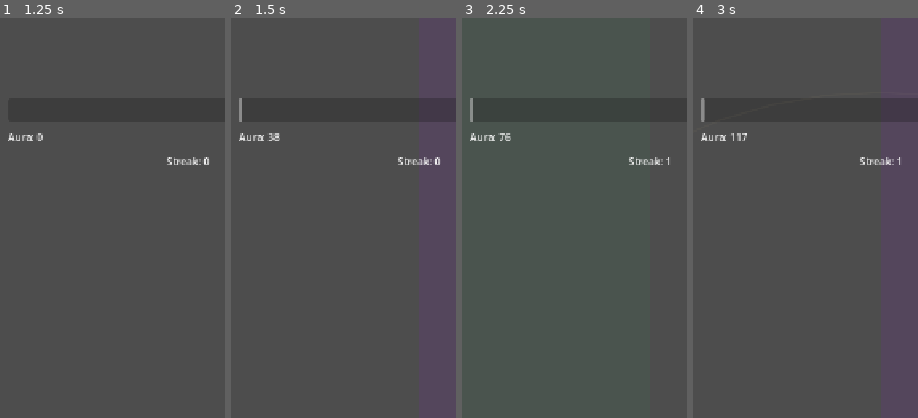
Above: before the commit, frames 1-4 (left to right).
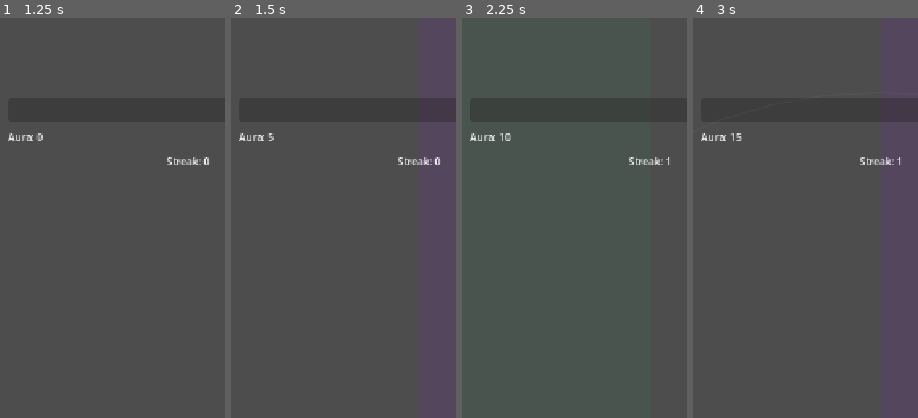
Above: after the commit, the same moments.

Repository: engjuliocez4r/auramax
Game: Godot game, scene res://scenes/home.tscn
The game is run twice, just before and just after one commit, with the same random seed, the same clock (stepped at 60 frames per second) and the same inputs.
Inputs (mouse positions are % of the whole screen's width and height, from its top left):
- Up to frame 1 (1.25 s): click "Story" at 0.5 s
- Up to frame 2 (1.5 s): tap Enter at 1.25 s; move the mouse to (72, 45) at 1.27 s; click (72, 45) at 1.42 s
- Up to frame 3 (2.25 s): tap Space at 2 s; drag from (30, 55) to (45, 70) at 2.02 s
- Up to frame 4 (3 s): tap Enter at 2.75 s; move the mouse to (60, 28) at 2.77 s; click (60, 28) at 2.92 s
The pictures show only the part of the screen within x 8-58%, y 0-50%; the shares and areas given below are measured in that part.

Frame 1 is identical in both runs. In frame 2, 0.1% of the frame differs, in the area x 3-22%, y 20-31%; in frame 3, 0.1%; in frame 4, 0.2%, in the area x 3-24%, y 20-31%.

Commit message:
Set scenario thresholds with 20% growth and doubled boss jump; rebalance base aura and burst multiplier

Diff:
--- a/assets/data/scenarios/scenario_01.tres
+++ b/assets/data/scenarios/scenario_01.tres
@@ -9,8 +9,10 @@
 scene_id = "street"
 boss_name = "opponent_01_name"
 boss_cosmetic_id = "street_bully_crown"
-round_thresholds = Array[float]([10000.0, 20000.0, 30000.0, 40000.0, 50000.0, 60000.0, 70000.0, 80000.0, 90000.0, 100000.0])
+round_thresholds = Array[float]([1000.0, 2200.0, 3640.0, 5370.0, 7440.0, 9930.0, 12920.0, 16500.0, 20800.0, 29400.0])
 round_taunts = Array[String](["scenario_01_taunt_round_1", "scenario_01_taunt_round_2", "scenario_01_taunt_round_3", "scenario_01_taunt_round_4", "scenario_01_taunt_round_5", "scenario_01_taunt_round_6", "scenario_01_taunt_round_7", "scenario_01_taunt_round_8", "scenario_01_taunt_round_9"])
-ego_per_round = 5
-coin_per_round = 30
+ego_per_round = 10
+coin_per_round = 100
+boss_ego_reward = 20
+boss_coin_reward = 200
 round_duration = 90.0
--- a/scripts/duel.gd
+++ b/scripts/duel.gd
@@ -49,22 +49,15 @@
 signal duel_won(final_aura: float) # Story mode only — fires once when _current_aura crosses current_opponent's threshold (design point 64).
 signal duel_lost() # Story mode only — fires once when the countdown reaches zero before duel_won (design point 65).
 
-## base_aura is derived from the intended duel length and a "sustained, no
-## burst" ceiling, so the first opponent's threshold sits just above what a
-## skilled-but-burstless player can produce and the burst becomes necessary
-## rather than optional (design point 63). Re-derive when tuning:
-##   target duel length         ~75s   (midpoint of the 60-90s target range)
-##   sustained tap rate          3     taps/sec (design assumption)
-##   capped streak multiplier    1 + max_bonus = 3x  (treat the whole duel as
-##                                running at the cap — a simplifying upper
-##                                bound; real play ramps up to it, doesn't
-##                                start there)
-##   sustained aura ceiling  = taps_per_sec * base_aura * (1 + max_bonus) * duel_length
-##                           = 3 * base_aura * 3 * 75 = 675 * base_aura
-##   set that ceiling to ~85% of the first opponent's threshold (30000), so a
-##   burst-less player falls just short:
-##       675 * base_aura = 0.85 * 30000  ->  base_aura ~= 37.8
-@export var base_aura: float = 38.0
+## base_aura is tuned around the scenario round thresholds (design point 63),
+## not the old 3-opponent thresholds this was previously derived from. At the
+## old ~38, the new first round (1000 aura) would fall in a handful of taps —
+## no game. At 5, with the streak bonus scaling up to ~3x (max_bonus) and
+## burst at 2x on top, effective per-tap value averages roughly 10-12,
+## putting each regular round at ~40-90s and the boss round (double the
+## normal interval growth) at ~2.5 minutes; a full 10-round scenario lands
+## near 13 minutes.
+@export var base_aura: float = 5.0
 @export var streak_bonus_step: float = 0.1
 @export var max_bonus: float = 2.0
 @export var aura_target: float = 100.0 # Max value shown on AuraBar; overwritten by _setup_story_opponent() once a story opponent is set.
@@ -72,7 +65,7 @@
 @export var streak_timeout: float = 1.0 # Max seconds allowed between any two consecutive valid taps.
 @export var burst_per_milestone: float = 0.2 # Fixed slice added to burst_meter (0..1) per milestone.
 @export var burst_duration: float = 8.0 # Seconds is_bursting stays true once burst_meter fires.
-@export var burst_multiplier: float = 5.0 # Aura multiplier applied to every valid tap while is_bursting.
+@export var burst_multiplier: float = 2.0 # Aura multiplier applied to every valid tap while is_bursting.
 
 @export var orb_tap_threshold: int = 5 # Counts individual taps, not streak pairs — see design point 60: orbs are the earliest visual reward and must appear fast, decoupled from the slower streak-driven escalation.
 @export var tap_highlight_alpha: float = 0.12 # Also the zone flash's peak alpha (base is 0.0).
--- a/scripts/scenario.gd
+++ b/scripts/scenario.gd
@@ -18,6 +18,8 @@
 @export var boss_cosmetic_id: String = "" # Transferred to the player only on round 10 — the scenario's one fixed art cost (design point 63).
 @export var round_thresholds: Array[float] = [] # 10 entries, cumulative story aura per round within this scenario (design point 63). Built-in element type, not a custom class_name — safe under Rule 1.
 @export var round_taunts: Array[String] = [] # 9 translation keys, one per round 1-9; round 10 gets its own boss-defeat ceremony instead of a taunt (design points 39, 63).
-@export var ego_per_round: int = 0 # Flat permanent-progress reward granted on every round, 1 through 10 (design points 62-63).
+@export var ego_per_round: int = 0 # Flat permanent-progress reward for rounds 1-9. Does NOT escalate round by round — the payoff is deliberately concentrated in the boss instead (design points 62-63).
 @export var coin_per_round: int = 0
+@export var boss_ego_reward: int = 0 # Round 10 only: separate, larger than ego_per_round, alongside the cosmetic (design points 39, 62-63).
+@export var boss_coin_reward: int = 0 # Round 10 only: separate, larger than coin_per_round (design point 63).
 @export var round_duration: float = 90.0 # Seconds on the countdown per round (design point 17 — Super Mario World model, now per-ROUND, not per-scenario). Defaults to the current single-duel duration until this is wired up.
